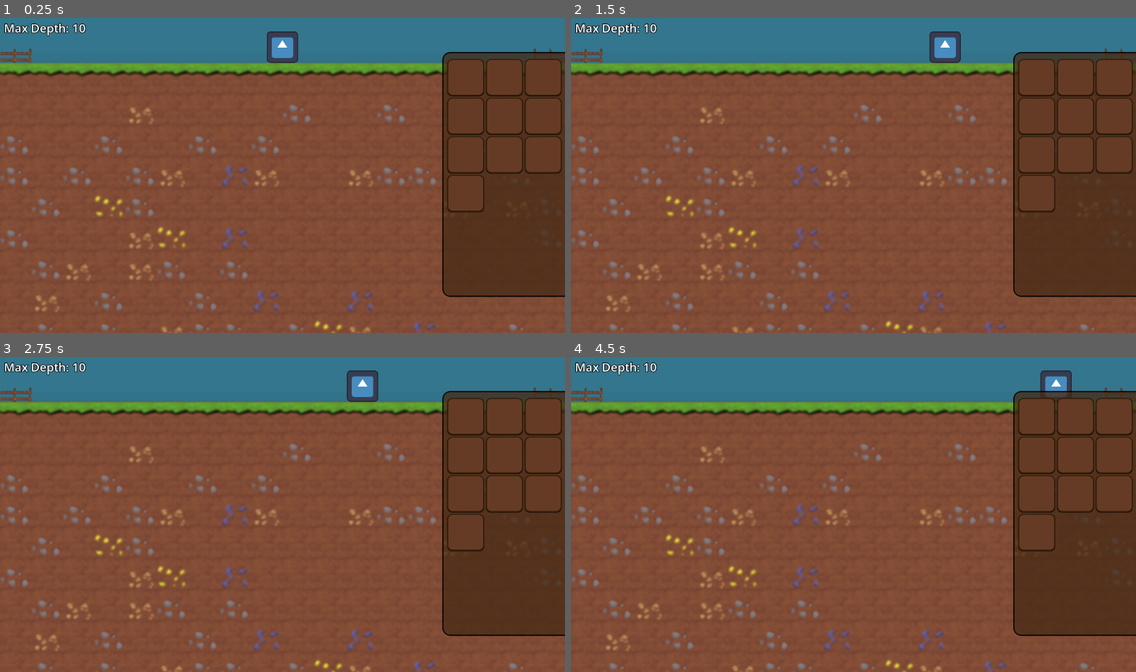
Above: before the commit, frames 1-4 (two rows, left to right).
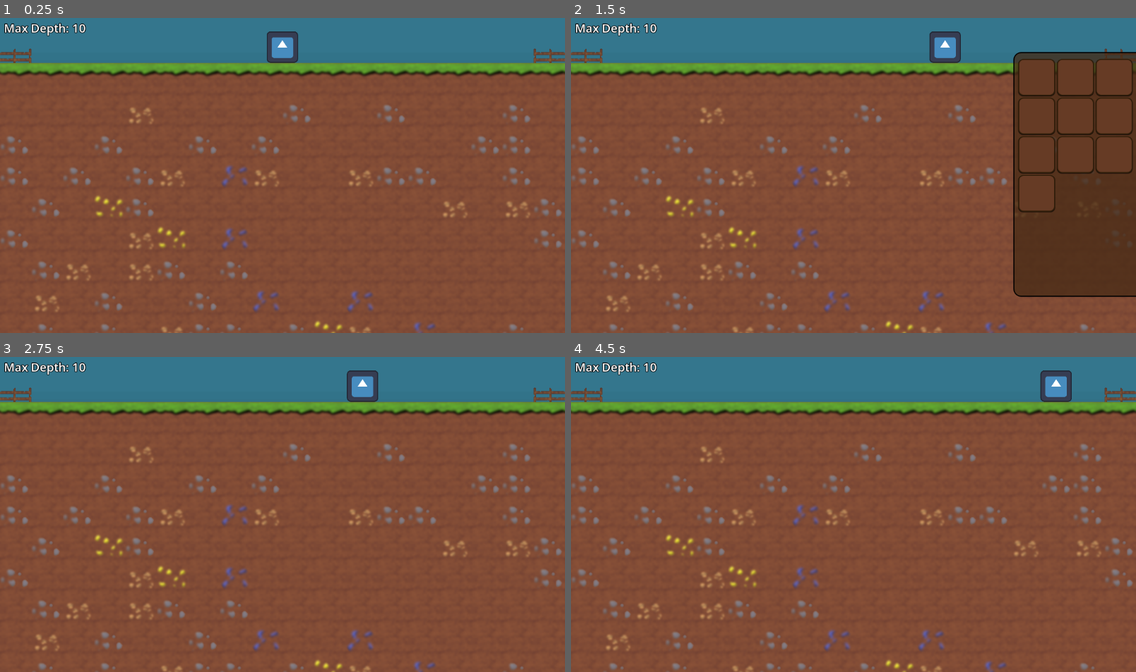
Above: after the commit, the same moments.

Repository: jakoofficial/DigNew
Game: Godot game, scene res://Scenes/Digzone.tscn
Same seed, same stepped clock (60 frames per second), same inputs: the game is played once before the commit and once after it. The engine's default icon, where the game draws it, is replaced by a stand-in: a white triangle on a blue panel in a dark square.
Inputs (mouse positions are in pixels of both pictures, inside the frame that each line leads up to):
- Up to frame 1 (0.25 s): no input
- Up to frame 2 (1.5 s): tap Enter at 0.5 s; move the mouse to (977, 159) at 0.52 s; hold D (right) from 0.53 s (still down); tap B at 0.6 s; click (977, 159) at 0.67 s; tap Space at 0.77, 1.07 s; tap R at 0.8, 1.35 s; move the mouse to (740, 191) at 1.27 s
- Up to frame 3 (2.75 s): tap Space at 1.52, 1.55, 1.82, 2.1 s; move the mouse to (339, 445) at 2.02 s; release D (right) at 2.03 s; hold A (left) from 2.03 s (still down); tap B at 2.3 s
- Up to frame 4 (4.5 s): move the mouse to (825, 577) at 2.77 s; release A (left) at 2.78 s; hold D (right) 2.78-4.28 s; tap B at 2.85, 4.35 s; click (825, 577) at 2.92 s; tap Space at 3.02, 3.32, 3.77, 3.8, 4.07 s; tap R at 3.05, 3.6 s; move the mouse to (1023, 561) at 3.52 s; move the mouse to (684, 467) at 4.27 s; hold A (left) from 4.28 s (still down)

The runs differ from the first frame. In frame 1, 15% of the frame differs, in the area x 78-100%, y 10-89%; in frame 2, nothing differs; in frame 3, 15%; in frame 4, 15%.

Commit message:
Added and nfixed various issues with keys and moved the new key creation to a global rather than world.

Diff:
--- a/Scripts/Globals/GameManager.gd
+++ b/Scripts/Globals/GameManager.gd
@@ -6,8 +6,16 @@
 var maxX: int
 var maxY: int
 
-func _input(event: InputEvent) -> void:
-	if event is InputEventKey:
-		if event.is_released() and event.keycode == KEY_R:
-			if curScene != null and curScene.canReset:
-				curScene.ResetScene()
+func _ready() -> void:
+	# Keys
+	AM.initAction("Left", FKS.NewKey(KEY_A), FKS.NewKey(KEY_LEFT))
+	AM.initAction("Right", FKS.NewKey(KEY_D), FKS.NewKey(KEY_RIGHT))
+	AM.initAction("Down", FKS.NewKey(KEY_S), FKS.NewKey(KEY_DOWN))
+	AM.initAction("Dig", FKS.NewKey(KEY_SPACE))
+	AM.initAction("Backpack", FKS.NewKey(KEY_B))
+	AM.initAction("ResetDig", FKS.NewKey(KEY_R))
+
+func _process(_delta: float) -> void:
+	if FK.JustReleased(AM.action("ResetDig")):
+		if curScene != null and curScene.canReset:
+			curScene.ResetScene()
--- a/Scripts/World.gd
+++ b/Scripts/World.gd
@@ -30,12 +30,6 @@
 	is_ready = await Generated()
 	GM.curUI.set_depth_max_label()
 
-	# Keys
-	AM.initAction("Left", FKS.NewKey(KEY_A), FKS.NewKey(KEY_LEFT))
-	AM.initAction("Right", FKS.NewKey(KEY_D), FKS.NewKey(KEY_RIGHT))
-	AM.initAction("Down", FKS.NewKey(KEY_S), FKS.NewKey(KEY_DOWN))
-	AM.initAction("Dig", FKS.NewKey(KEY_SPACE))
-
 func ResetScene() -> void:
 	if canReset:
 		canReset = false
--- a/Scripts/on_dig_ui.gd
+++ b/Scripts/on_dig_ui.gd
@@ -3,26 +3,21 @@
 @onready var depth_level: RichTextLabel = $Control/DepthLevel
 @onready var backpack: Panel = $Control/Backpack
 
-
-var backpack_shortcut = Shortcut.new()
 var curPackPos: Vector2
 func _ready() -> void:
 	GM.curUI = self
 	curPackPos = backpack.position
+	_backpack()
 
-	var packShortEvent = InputEventKey.new()
-	packShortEvent.keycode = KEY_B
-	backpack_shortcut.events = [packShortEvent]
+func _process(_delta: float) -> void:
+	if FK.JustPressed(AM.action("Backpack")):
+		_backpack()
 
-func _input(event: InputEvent) -> void:
-	if backpack_shortcut.matches_event(event) and event.is_pressed() and not event.is_echo():
-		get_viewport().set_input_as_handled()
-
-func _backpack(toggled: bool) -> void:
-	if toggled:
-		backpack.position.x = curPackPos.x + backpack.size.x
-	else:
-		backpack.position.x = curPackPos.x
+var toggle: bool = true
+func _backpack() -> void:
+	toggle = !toggle
+	if toggle: backpack.show()
+	else: backpack.hide()
 
 func set_depth_max_label() -> void:
 	depth_level.text = str("Max Depth: %s" % GM.maxY)
--- a/project.godot
+++ b/project.godot
@@ -17,10 +17,10 @@
 
 [autoload]
 
-GM="*uid://copcewp32pk8d"
 VB="*uid://xb6r3ytly3wj"
 FK="*uid://pe5phaycggxu"
 AM="*uid://b7pwtxar4vb2c"
+GM="*uid://copcewp32pk8d"
 
 [display]
 
